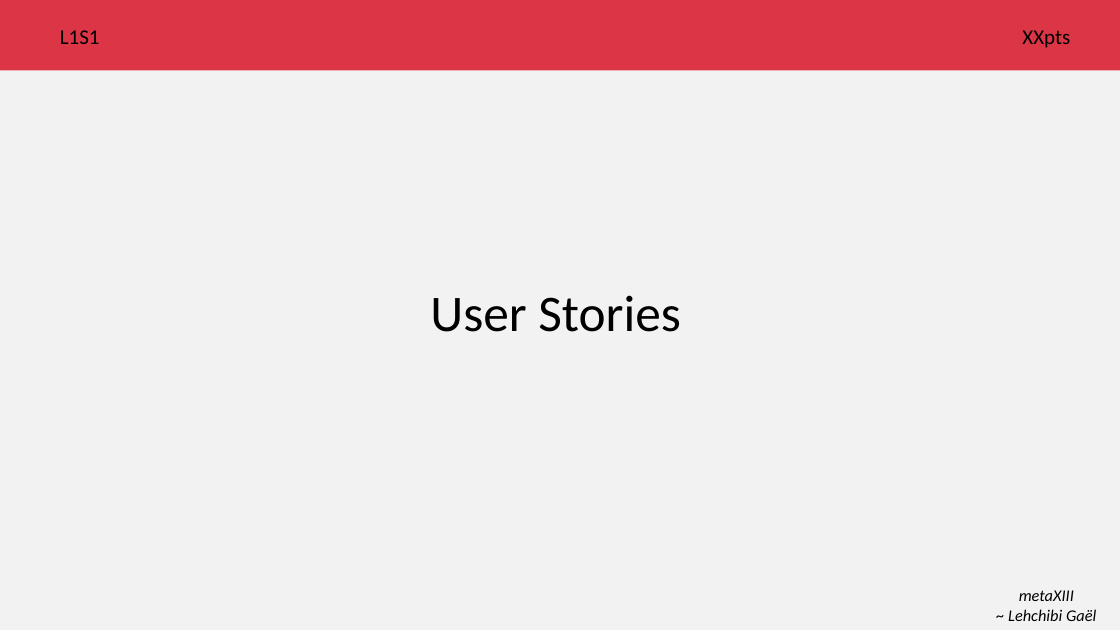
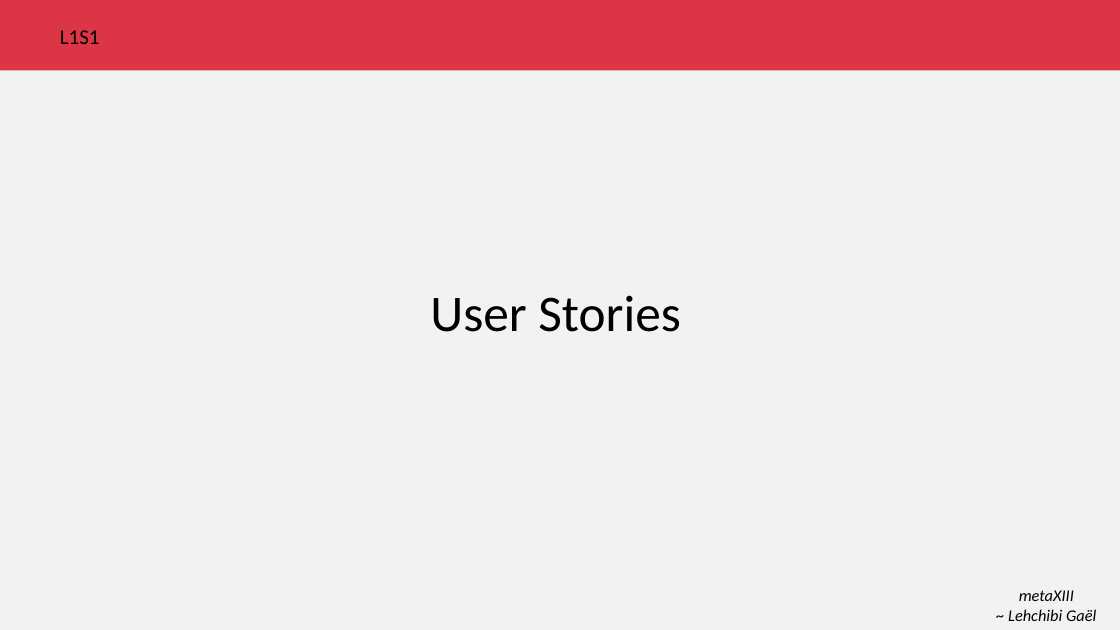
Before and after one commit to metaXIII/OC-java-P6, a slide deck: slide 3 of agile/Lot 1/Sprint 1/escalade.pptx (slide 2 before the commit). Drawn at 1120x630 pixels with LibreOffice and Linux fonts; fonts in the diff are those of the drawing. Boxes give left, top, right and bottom in pixels: in the first picture for what was removed or moved away, otherwise in the second. Text is boxed around its words. In the diff, an @@ line names an element or a change of style, - is before the commit and + after.

```diff
--- a/agile/Lot 1/Sprint 1/escalade.pptx
+++ b/agile/Lot 1/Sprint 1/escalade.pptx
@@ text removed at (x1=1022, y1=30, x2=1070, y2=48) @@
-XXpts
```
Also in this commit, not shown: 3 other slides changed, 7 slides added, 1 slide removed.
